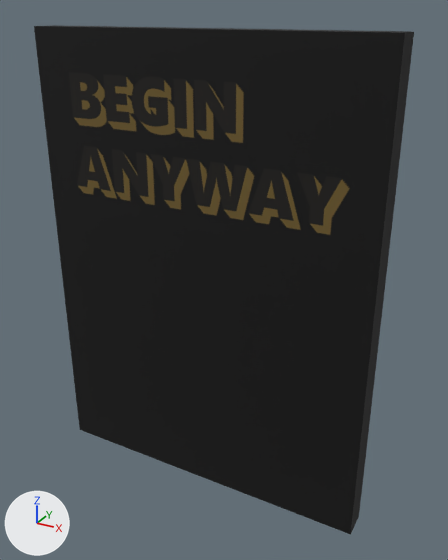
The glTF model public/ar/begin-anyway/s.glb: old version first, new version second.
Before and after are seen from a camera (50 mm lens) standing at (0.372, -0.64, 0.321) and looking at (0.022, -0.004, 0.003). Lighting does not change. The marker at lower left points along +X, +Y and +Z. The first picture is the older version. Vertices at exactly the same position are counted once.

Objects in the first picture: 'BeginAnyway'.
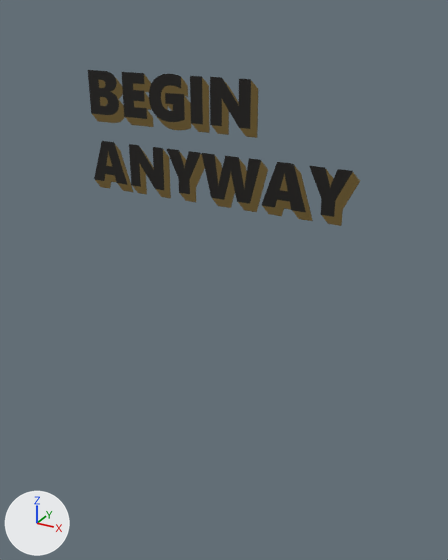
Edits to the bpy script that builds the scene:
```text
Change mat_artwork:
    add n3 = _N.new('ShaderNodeMath'); n3.name = 'Math'
    add n3.operation = 'SUBTRACT'
    add n3.inputs[0].default_value = 1.0  # 'Value'
    add n4 = _N.new('ShaderNodeMath'); n4.name = 'Math.001'
    add n4.operation = 'LESS_THAN'
    where n0 = _N.new('ShaderNodeBsdfPrincipled'); n0.name = 'Principled BSDF'
    where n2 = _N.new('ShaderNodeTexImage'); n2.name = 'Image Texture'
    add _L.new(n3.outputs[0], n0.inputs[4])  # 'Value' to 'Alpha'
    add _L.new(n4.outputs[0], n3.inputs[1])  # 'Value' to 'Value'
    add _L.new(n2.outputs[1], n4.inputs[0])  # 'Alpha' to 'Value'
Change me_beginanyway:
    used by ob_beginanyway; location = (0.0, 0.0, 0.0)
    remove me_beginanyway.from_pydata(...)  # 8 vertices, 12 faces; spans x -0.225..0.225, y -0.035..0.0, z -0.3..0.3
    add me_beginanyway.from_pydata(...)  # 4 vertices, 2 faces; spans x -0.225..0.225, y 0.0, z -0.3..0.3
    me_beginanyway part 1
    4 vertices are removed from x -0.225..0.225, y -0.035, z -0.3..0.3
    12 faces are deleted
    2 new faces join them
```

Where the change shows, as pixel boxes (x1, y1, x2, y2) in the pictures (448 x 560 px):
'BeginAnyway', surface changed, reshaped
    before: (34, 25, 414, 535)
    after: (88, 70, 360, 226)
